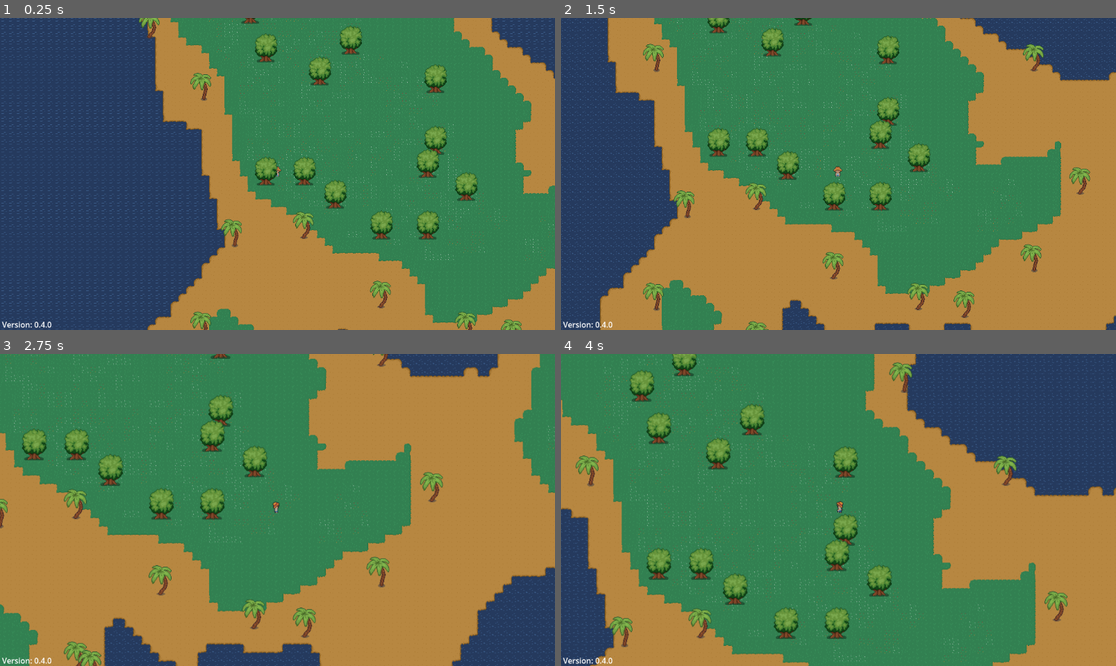
Above: before the commit, frames 1-4 (two rows, left to right).
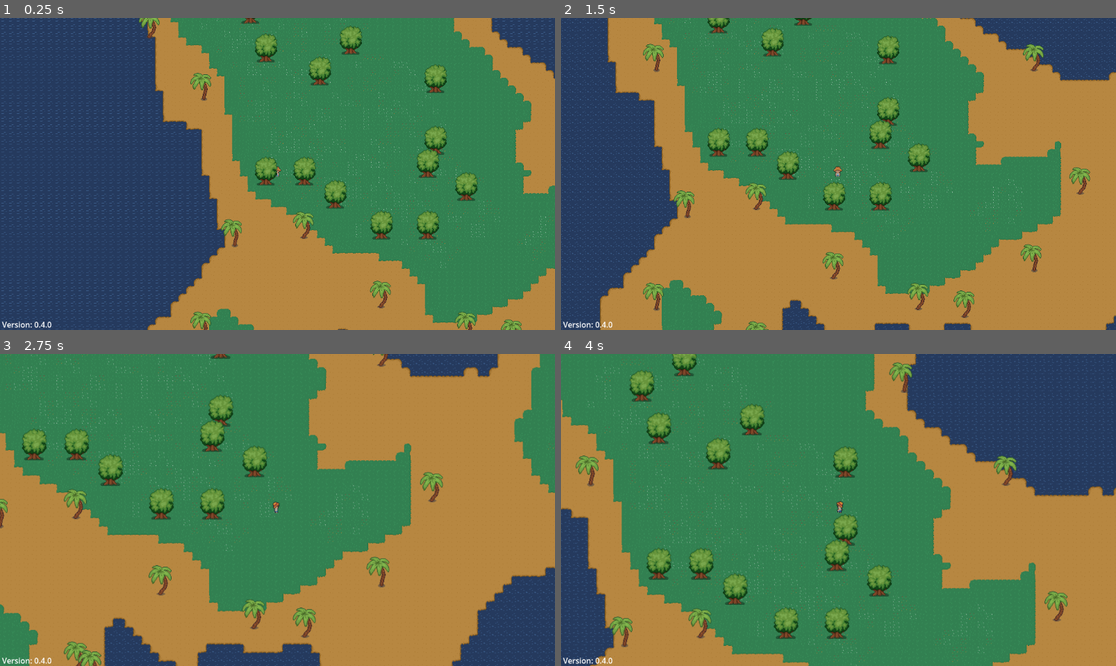
Above: after the commit, the same moments.

Repository: twiederk/PirateGame
Game: Godot game, scene res://world/proc_gen_world.tscn
Two runs of this game, one before a commit and one after it. Both use one fixed random seed, a clock stepped at 60 frames per second and the inputs below.
Inputs (mouse positions are in pixels of both pictures, inside the frame that each line leads up to):
- Up to frame 1 (0.25 s): no input
- Up to frame 2 (1.5 s): tap Enter at 0.5 s; move the mouse to (960, 158) at 0.52 s; hold D (right) 0.53-1.28 s; tap Mouse wheel up (zoom_in) at 0.6 s; move the mouse to (727, 189) at 1.27 s; hold S (down) from 1.28 s (still down); tap Mouse wheel down (zoom_out) at 1.35 s
- Up to frame 3 (2.75 s): tap Space at 2 s; move the mouse to (333, 441) at 2.02 s; release S (down) at 2.03 s; hold D (right) from 2.03 s (still down); tap Mouse wheel up (zoom_in) at 2.1 s
- Up to frame 4 (4 s): move the mouse to (810, 572) at 2.77 s; release D (right) at 2.78 s; hold W (up) 2.78-3.53 s; tap Mouse wheel down (zoom_out) at 2.85 s; move the mouse to (1005, 556) at 3.52 s; hold A (left) from 3.53 s (still down); tap Mouse wheel up (zoom_in) at 3.6 s

The runs differ from the first frame. In frame 1, 0.6% of the frame differs, in the area x 36-100%, y 0-80%; in frame 2, 0.5%; in frame 3, 0.6%; in frame 4, 0.8%, in the area x 4-78%, y 0-100%.

Commit message:
Extracted placement of grass

Diff:
--- a/godot4/world/proc_gen_world.gd
+++ b/godot4/world/proc_gen_world.gd
@@ -73,18 +73,9 @@
 			noise_val = noise.get_noise_2d(x,y)
 			tree_noise_val = tree_noise.get_noise_2d(x,y)
 
-			_place_sand(noise_val, sand_arr, curr_pos)
-
-			#setting all grass tiles
-			if noise_val > 0.2:
-				grass_arr.append(curr_pos)
-				if noise_val > 0.3:
-					#random grass
-					ground_2_layer.set_cell(curr_pos, 0, random_grass_tile_arr.pick_random())
-			_place_cliffs(noise_val, cliff_arr, curr_pos)
-
-
-
+			_place_sand(noise_val, curr_pos)
+			_place_grass(noise_val, curr_pos)
+			_place_cliffs(noise_val, curr_pos)
 			_place_trees(tree_noise_val, noise_val, curr_pos)
 			_place_palm_trees(tree_noise_val, noise_val, curr_pos)
 			water_layer.set_cell(curr_pos, 0, water_tile)
@@ -94,12 +85,21 @@
 	cliff_layer.set_cells_terrain_connect(cliff_arr, 4, 0)
 
 
-func _place_sand(noise_val: float, sand_arr: Array[Vector2i], curr_pos: Vector2i) -> void:
+func _place_sand(noise_val: float, curr_pos: Vector2i) -> void:
 	if noise_val > 0:
 		sand_arr.append(curr_pos)
 
 
-func _place_cliffs(noise_val: float, cliff_arr: Array[Vector2i], curr_pos: Vector2i) -> void:
+func _place_grass(noise_val: float, curr_pos: Vector2i) -> void:
+	if noise_val > 0.2:
+		grass_arr.append(curr_pos)
+		if noise_val > 0.3:
+			#random grass
+			ground_2_layer.set_cell(curr_pos, 0, random_grass_tile_arr.pick_random())
+
+
+
+func _place_cliffs(noise_val: float, curr_pos: Vector2i) -> void:
 		#setting cliffs
 		if noise_val > 0.6:
 			cliff_arr.append(curr_pos)
